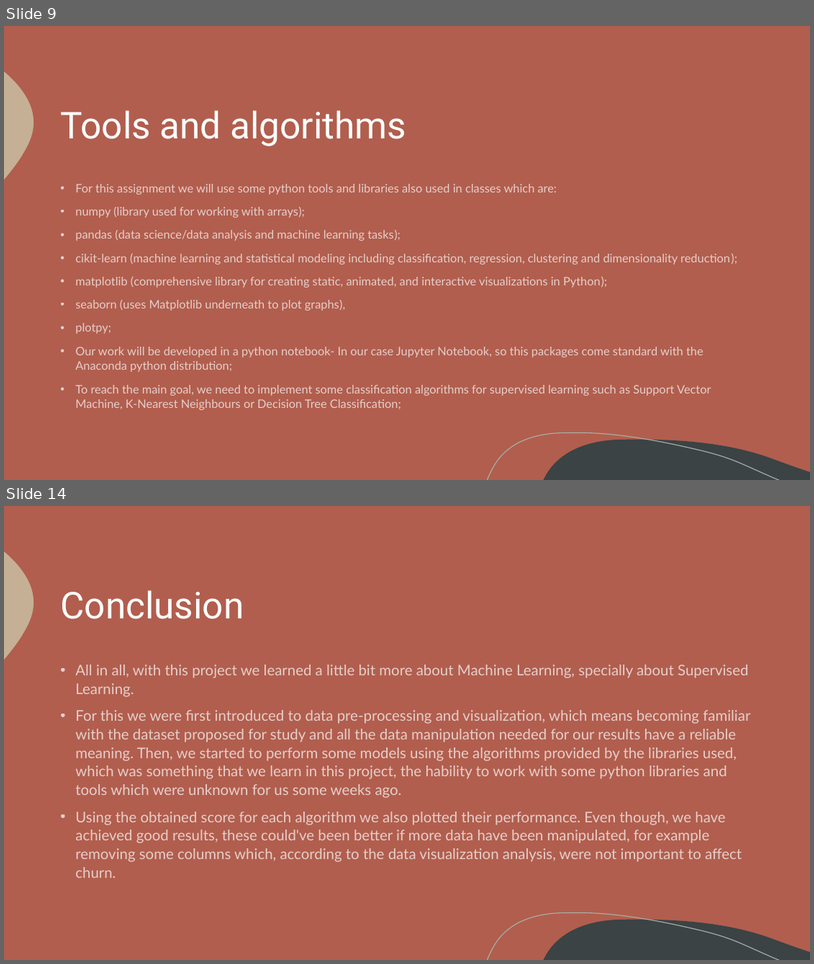
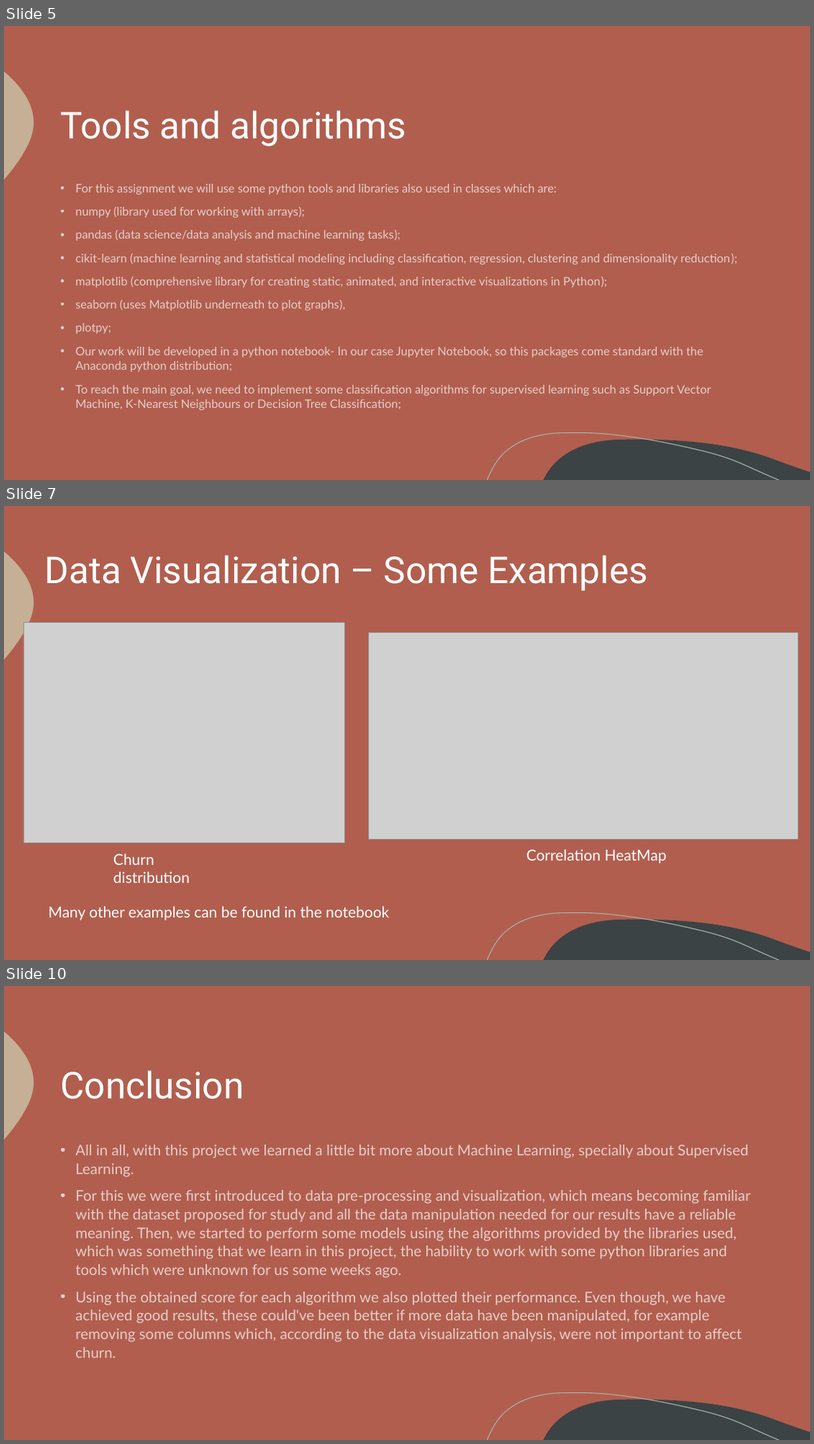
Before and after one commit to itsdomsantos/IART-2022, a slide deck: proj2/iart_proj2_final.pptx. Shown one above the other, each under a label of ours: slides 9 and 14 before the commit, slides 5, 7 and 10 after it; the slides between them are not shown. The pictures are 814x964 and 814x1444 pixels, drawn with LibreOffice and Linux fonts; fonts in the diff are those of the drawing; grey boxes stand for pictures. Boxes give left, top, right and bottom in pixels: in the first picture for what was removed or moved away, otherwise in the second. Text is boxed around its words. In the diff, an @@ line names an element or a change of style, - is before the commit and + after.

```diff
--- a/proj2/iart_proj2_final.pptx
+++ b/proj2/iart_proj2_final.pptx
@@ slide 7 added at [4,506,810,960], background #B15E4E; not listed: 3 template elements that a slide beside it also shows @@
@@ title added at [45,555,648,591], 44 pt, text #FFFFFF @@
+Data Visualization – Some Examples
@@ picture added at [23,622,345,842] @@
@@ picture added at [369,633,798,839] @@
@@ text added at [527,849,667,863], 18 pt, text #FFFFFF @@
+Correlation HeatMap
@@ text added at [113,853,190,883], 18 pt, text #FFFFFF @@
+Churn distribution
@@ text added at [49,906,389,920], 18 pt, text #FFFFFF @@
+Many other examples can be found in the notebook
@@ what was slide 9 is now slide 5 @@
@@ what was slide 14 is now slide 10 @@
```
Also in this commit, not shown: 3 slides changed, 5 slides removed, 5 other files.
